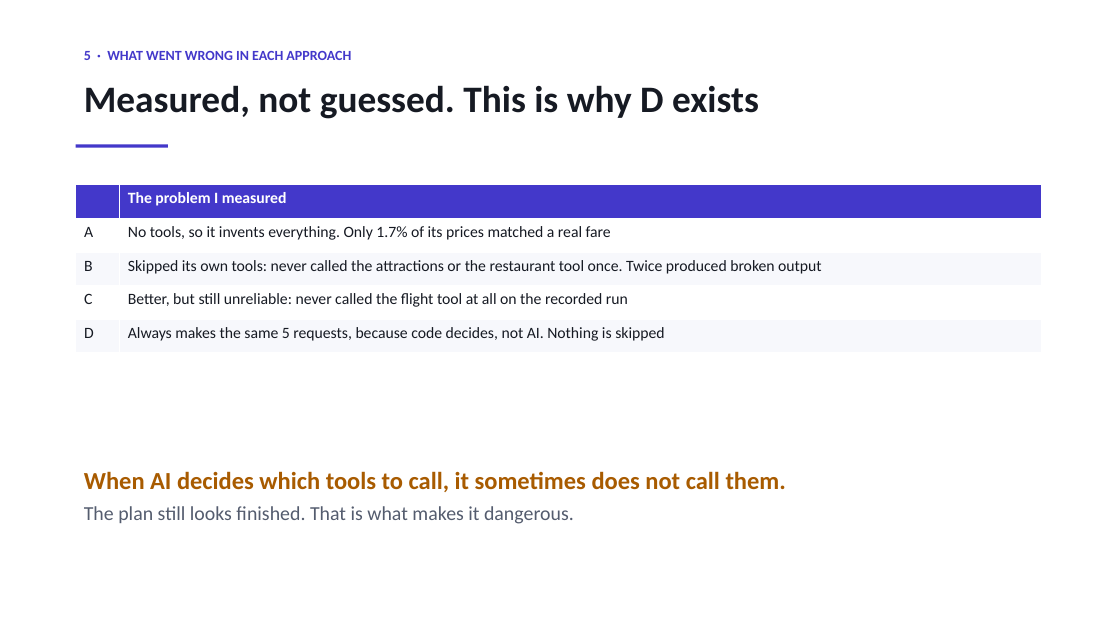
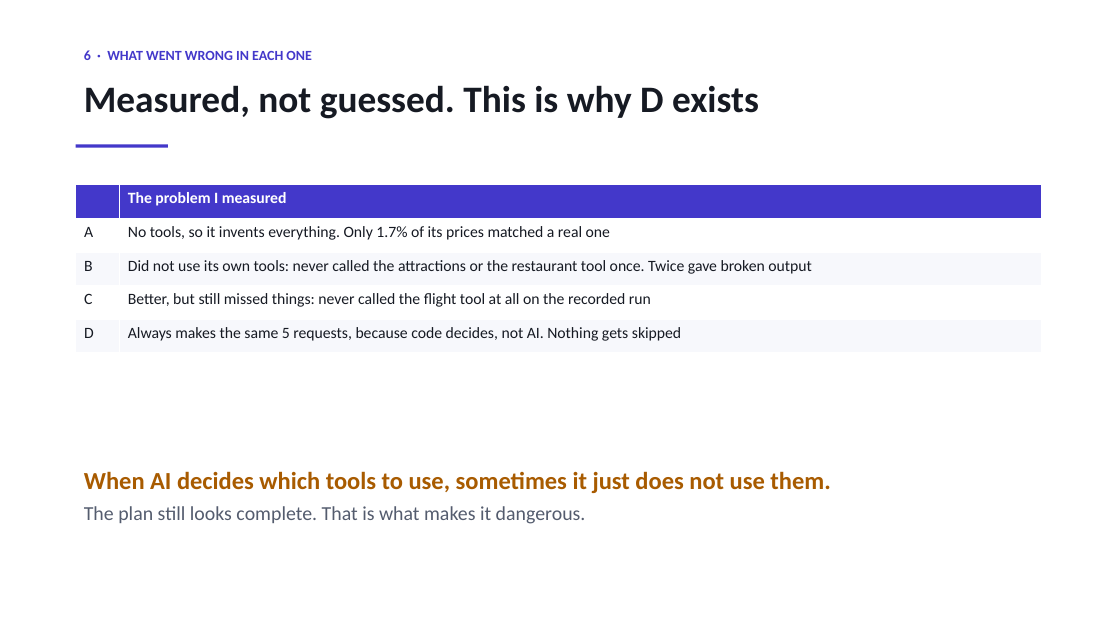
Before and after one commit to sherali143/Trip-Planner, a slide deck: slide 7 of submission/CMP7200_Viva_Presentation.pptx (slide 6 before the commit). Drawn at 1120x630 pixels with LibreOffice and Linux fonts; fonts in the diff are those of the drawing. Boxes give left, top, right and bottom in pixels: in the first picture for what was removed or moved away, otherwise in the second. Text is boxed around its words. In the diff, an @@ line names an element or a change of style, - is before the commit and + after.

```diff
--- a/submission/CMP7200_Viva_Presentation.pptx
+++ b/submission/CMP7200_Viva_Presentation.pptx
@@ text at box(84, 50, 311, 60): text changed @@
-5 · WHAT WENT WRONG IN EACH APPROACH
+6 · WHAT WENT WRONG IN EACH ONE
@@ table at box(76, 185, 1042, 353) @@
-row 2, column 2: No tools, so it invents everything. Only 1.7% of its prices matched a real fare
+row 2, column 2: No tools, so it invents everything. Only 1.7% of its prices matched a real one
-row 3, column 2: Skipped its own tools: never called the attractions or the restaurant tool once. Twice produced broken output
+row 3, column 2: Did not use its own tools: never called the attractions or the restaurant tool once. Twice gave broken output
-row 4, column 2: Better, but still unreliable: never called the flight tool at all on the recorded run
+row 4, column 2: Better, but still missed things: never called the flight tool at all on the recorded run
-row 5, column 2: Always makes the same 5 requests, because code decides, not AI. Nothing is skipped
+row 5, column 2: Always makes the same 5 requests, because code decides, not AI. Nothing gets skipped
@@ text at box(84, 471, 830, 524): text changed @@
-When AI decides which tools to call, it sometimes does not call them.
-The plan still looks finished. That is what makes it dangerous.
+When AI decides which tools to use, sometimes it just does not use them.
+The plan still looks complete. That is what makes it dangerous.
```
Also in this commit, not shown: 6 other slides changed, 3 slides added, 3 slides removed, 3 other files.
